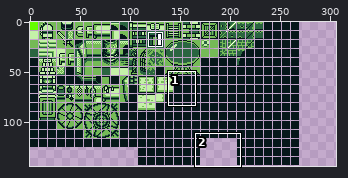
Sprite sheet: Ruins-of-Aether/Tilemaps/castle.png. The picture above shows the old version from afar; the outline marks the close-up.
Close-up. Before the edit:
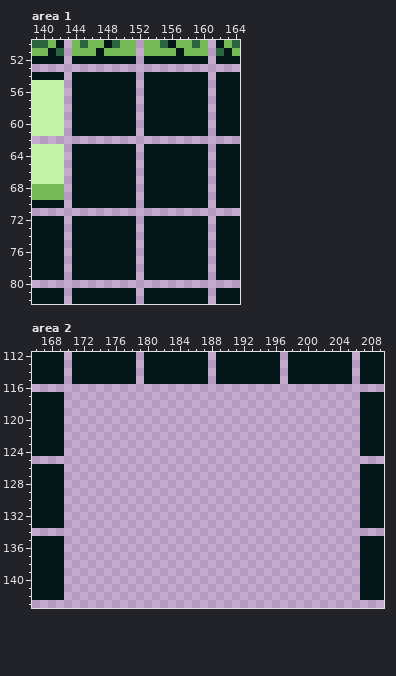
The file is 306x144 pixels. Colours within 5 levels of each other are drawn and written as one. Shown: area 1: x 139..164, y 50..82; area 2: x 166..209, y 112..143. The commit also changed other parts of the picture, which this record leaves out.
Now the later version:
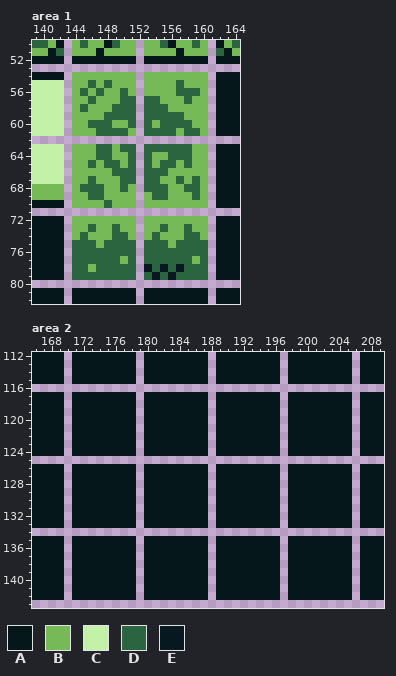
Palette (. is transparent): A #06171a  B #75ba57  C #c4f1a8  D #2a6540  E #081820
From old to new:
Changed rows in their new state; - is an unchanged pixel.
Area 1:
first column x 144:
54 BBBBBBBB-BBBBBBBB
55 BBDBDBBB-BBBBDBBB
56 BDBDBBDB-BBBBDDDB
57 BBDBBBDD-DDBBBDBB
58 BDBBBDDD-DDDBBBBB
59 BBBBDDDD-DDDDDBBB
60 BBDDDBBD-DBDDDDBB
61 BBBDDDDB-DDDDBDDB
63 BBBDDBDD-DDDDDDBB
64 BBBDDBBD-DBBDDDBB
65 BBDBDDBD-DBDDBDBB
66 BBBBBDDD-DDDBBBBB
67 BBDBBBDD-DDBBDBDB
68 BDDDBBDB-DDDBBDDB
69 BBDDBBBB-BDDBBBDB
70 BBBBDBBB-BBBBBBBB
72 BBBBBBBB-BBBBBBBB
73 BBDBBDBB-BBDBBDBB
74 BDBBBDDB-BDBBBDDB
75 DDDBDDDD-DDDBDDDD
76 DDDDDDDD-DDDDDDDD
77 DDDDDDBD-DDDDDDBD
78 DDBDDDDD-EDEDEDDD
79 DDDDDDDD-DEDEDDDD
Area 2:
first column x 171:
117 AAAAAAAA-AAAAAAAA-AAAAAAAA-AAAAAAAA
118 AAAAAAAA-AAAAAAAA-AAAAAAAA-AAAAAAAA
119 AAAAAAAA-AAAAAAAA-AAAAAAAA-AAAAAAAA
120 AAAAAAAA-AAAAAAAA-AAAAAAAA-AAAAAAAA
121 AAAAAAAA-AAAAAAAA-AAAAAAAA-AAAAAAAA
122 AAAAAAAA-AAAAAAAA-AAAAAAAA-AAAAAAAA
123 AAAAAAAA-AAAAAAAA-AAAAAAAA-AAAAAAAA
124 AAAAAAAA-AAAAAAAA-AAAAAAAA-AAAAAAAA
126 AAAAAAAA-AAAAAAAA-AAAAAAAA-AAAAAAAA
127 AAAAAAAA-AAAAAAAA-AAAAAAAA-AAAAAAAA
128 AAAAAAAA-AAAAAAAA-AAAAAAAA-AAAAAAAA
129 AAAAAAAA-AAAAAAAA-AAAAAAAA-AAAAAAAA
130 AAAAAAAA-AAAAAAAA-AAAAAAAA-AAAAAAAA
131 AAAAAAAA-AAAAAAAA-AAAAAAAA-AAAAAAAA
132 AAAAAAAA-AAAAAAAA-AAAAAAAA-AAAAAAAA
133 AAAAAAAA-AAAAAAAA-AAAAAAAA-AAAAAAAA
135 AAAAAAAA-AAAAAAAA-AAAAAAAA-AAAAAAAA
136 AAAAAAAA-AAAAAAAA-AAAAAAAA-AAAAAAAA
137 AAAAAAAA-AAAAAAAA-AAAAAAAA-AAAAAAAA
138 AAAAAAAA-AAAAAAAA-AAAAAAAA-AAAAAAAA
139 AAAAAAAA-AAAAAAAA-AAAAAAAA-AAAAAAAA
140 AAAAAAAA-AAAAAAAA-AAAAAAAA-AAAAAAAA
141 AAAAAAAA-AAAAAAAA-AAAAAAAA-AAAAAAAA
142 AAAAAAAA-AAAAAAAA-AAAAAAAA-AAAAAAAA
Where, in picture pixels (left, top, right, bottom), the same in both close-ups:
changed: (72, 72, 208, 280)
added: (72, 392, 352, 600)
